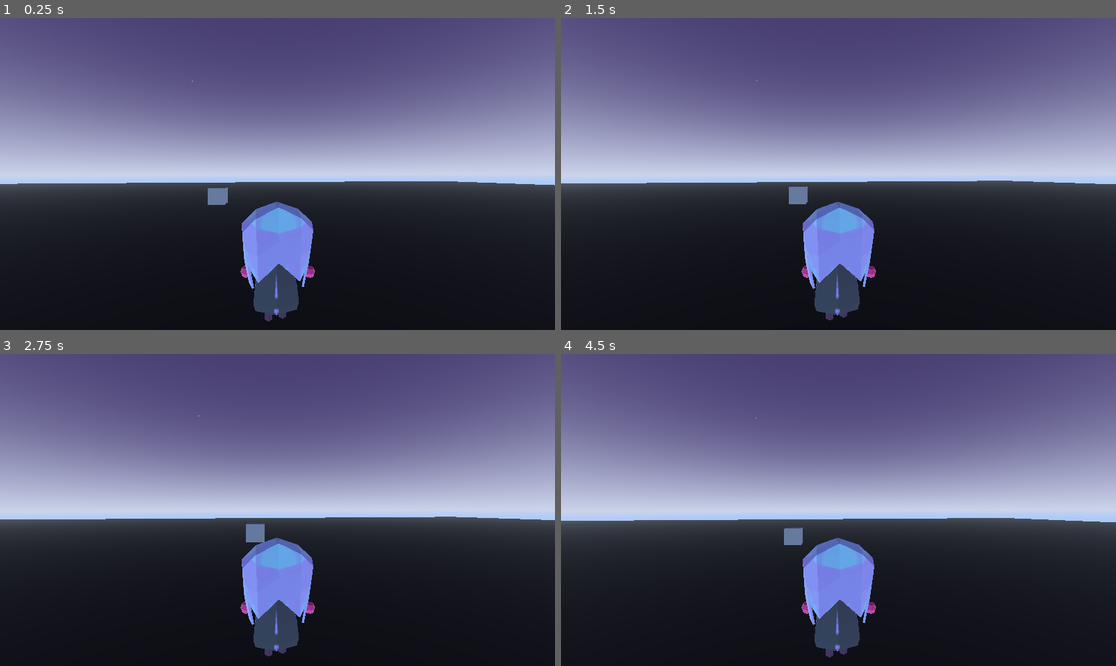
Above: before the commit, frames 1-4 (two rows, left to right).
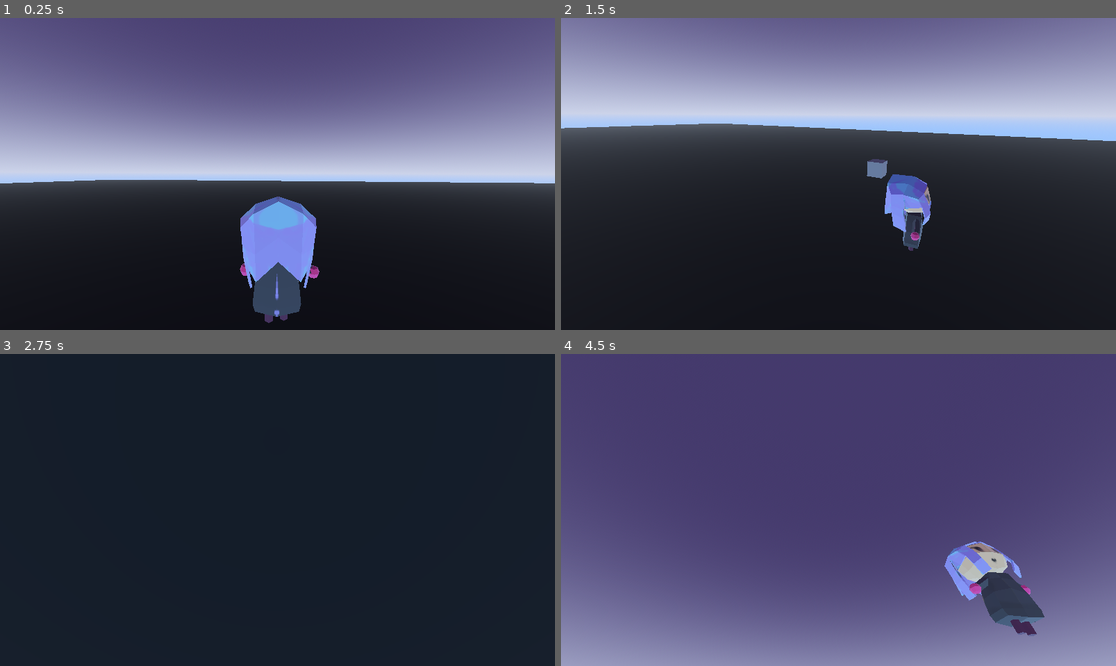
Above: after the commit, the same moments.

Repository: ajpolintan/3D-Sandbox
Game: Godot game, scene res://test_node.tscn
Same seed, same stepped clock (60 frames per second), same inputs: the game is played once before the commit and once after it.
Inputs (mouse positions are in pixels of both pictures, inside the frame that each line leads up to):
- Up to frame 1 (0.25 s): no input
- Up to frame 2 (1.5 s): tap Enter (ui_accept) at 0.5, 0.6, 0.77, 1.07, 1.35 s; move the mouse to (960, 158) at 0.52 s; hold Right (ui_right) 0.53-1.28 s; move the mouse to (727, 189) at 1.27 s; hold Down (ui_down) from 1.28 s (still down)
- Up to frame 3 (2.75 s): tap Enter (ui_accept) at 1.52, 1.82, 2.1 s; move the mouse to (333, 441) at 2.02 s; release Down (ui_down) at 2.03 s; hold Right (ui_right) from 2.03 s (still down)
- Up to frame 4 (4.5 s): move the mouse to (810, 572) at 2.77 s; release Right (ui_right) at 2.78 s; hold Up (ui_up) 2.78-3.53 s; tap Enter (ui_accept) at 2.85, 3.02, 3.32, 3.6, 3.77, 4.07, 4.35 s; move the mouse to (1005, 556) at 3.52 s; hold Left (ui_left) from 3.53 s (still down); move the mouse to (672, 463) at 4.27 s

The runs differ from the first frame. In frame 1, 1.7% of the frame differs, in the area x 0-100%, y 20-98%; in frame 2, 59%; in frame 3, 60%; in frame 4, 85%, in the area x 0-100%, y 4-100%.

Commit message:
Changed input settings

Diff:
--- a/Scenes/Player.tscn
+++ b/Scenes/Player.tscn
@@ -14,6 +14,7 @@
 transform = Transform3D(1, 0, 0, 0, 1, 0, 0, 0, 1, 0, 1.09142, 0)
 
 [node name="test_model" parent="3d_Model" instance=ExtResource("1_p0tjy")]
+transform = Transform3D(-1, 0, -8.74228e-08, 0, 1, 0, 8.74228e-08, 0, -1, 0, 0, 0)
 
 [node name="CollisionShape3D" type="CollisionShape3D" parent="."]
 transform = Transform3D(2, 0, 0, 0, 2, 0, 0, 0, 2, 4.367, 0.541, -0.958)
@@ -23,4 +24,4 @@
 transform = Transform3D(0.999982, -0.00415413, -0.00427427, 0.00416936, 0.999985, 0.00355844, 0.00425941, -0.00357621, 0.999985, 4.2962, 0, -1.09191)
 
 [node name="Camera3D" type="Camera3D" parent="Camera_Mount"]
-transform = Transform3D(-0.998575, 8.36497e-05, 0.0533658, 8.73651e-05, 1, 6.71276e-05, -0.0533658, 7.17042e-05, -0.998575, 0.00473976, 3.44563, -8.23813)
+transform = Transform3D(1, -6.8494e-09, 7.91624e-09, -1.65346e-09, 1, 1.07102e-08, 0, -9.31323e-10, 1, -8.19572, 3.19497, 9.97134)
--- a/Scenes/player.gd
+++ b/Scenes/player.gd
@@ -1,9 +1,24 @@
 extends CharacterBody3D
 
-
-const SPEED = 5.0
+@onready var camera_mount = $Camera_Mount
+@onready var model = $"3d_Model"
+# Player Variables
+const SPEED = 10.0
 const JUMP_VELOCITY = 4.5
 
+# Mouse Sensitivity
+@export var sens_horizontal = 0.5
+@export var sens_vertical = 0.5
+
+func _ready():
+	Input.mouse_mode = Input.MOUSE_MODE_CAPTURED
+
+# Checks inputs. If there is a mouse input, rotate the player
+func _input(event):
+	if event is InputEventMouseMotion:
+		rotate_y(deg_to_rad(-event.relative.x * sens_horizontal))
+		model.rotate_y(deg_to_rad(event.relative.x * sens_horizontal))
+		camera_mount.rotate_x(deg_to_rad(-event.relative.y * sens_vertical))
 
 func _physics_process(delta: float) -> void:
 	# Add the gravity.
@@ -12,11 +27,11 @@
 
 	# Handle jump.
 	if Input.is_action_just_pressed("ui_accept") and is_on_floor():
-		velocity.y = JUMP_VELOCITY
+		velocity.y = JUMP_VELOCITY * 2
 
 	# Get the input direction and handle the movement/deceleration.
 	# As good practice, you should replace UI actions with custom gameplay actions.
-	var input_dir := Input.get_vector("ui_left", "ui_right", "ui_up", "ui_down")
+	var input_dir := Input.get_vector("Left", "Right", "Forwards", "Backwards")
 	var direction := (transform.basis * Vector3(input_dir.x, 0, input_dir.y)).normalized()
 	if direction:
 		velocity.x = direction.x * SPEED
--- a/project.godot
+++ b/project.godot
@@ -15,6 +15,29 @@
 config/features=PackedStringArray("4.3", "GL Compatibility")
 config/icon="res://icon.svg"
 
+[input]
+
+Forwards={
+"deadzone": 0.5,
+"events": [Object(InputEventKey,"resource_local_to_scene":false,"resource_name":"","device":-1,"window_id":0,"alt_pressed":false,"shift_pressed":false,"ctrl_pressed":false,"meta_pressed":false,"pressed":false,"keycode":0,"physical_keycode":87,"key_label":0,"unicode":119,"location":0,"echo":false,"script":null)
+]
+}
+Backwards={
+"deadzone": 0.5,
+"events": [Object(InputEventKey,"resource_local_to_scene":false,"resource_name":"","device":-1,"window_id":0,"alt_pressed":false,"shift_pressed":false,"ctrl_pressed":false,"meta_pressed":false,"pressed":false,"keycode":0,"physical_keycode":83,"key_label":0,"unicode":115,"location":0,"echo":false,"script":null)
+]
+}
+Left={
+"deadzone": 0.5,
+"events": [Object(InputEventKey,"resource_local_to_scene":false,"resource_name":"","device":-1,"window_id":0,"alt_pressed":false,"shift_pressed":false,"ctrl_pressed":false,"meta_pressed":false,"pressed":false,"keycode":0,"physical_keycode":65,"key_label":0,"unicode":97,"location":0,"echo":false,"script":null)
+]
+}
+Right={
+"deadzone": 0.5,
+"events": [Object(InputEventKey,"resource_local_to_scene":false,"resource_name":"","device":-1,"window_id":0,"alt_pressed":false,"shift_pressed":false,"ctrl_pressed":false,"meta_pressed":false,"pressed":false,"keycode":0,"physical_keycode":68,"key_label":0,"unicode":100,"location":0,"echo":false,"script":null)
+]
+}
+
 [rendering]
 
 renderer/rendering_method="gl_compatibility"
--- a/test_node.tscn
+++ b/test_node.tscn
@@ -43,4 +43,4 @@
 size = Vector3(6.92296, 1, 5.85718)
 
 [node name="Player" parent="." instance=ExtResource("1_4tkel")]
-transform = Transform3D(1, 0, 0, 0, 1, 0, 0, 0, 1, 90.0936, 105.741, 148.5)
+transform = Transform3D(-0.112388, 0, 0.993664, 0, 1, 0, -0.993664, 0, -0.112388, 90.0923, 105.753, 148.497)
